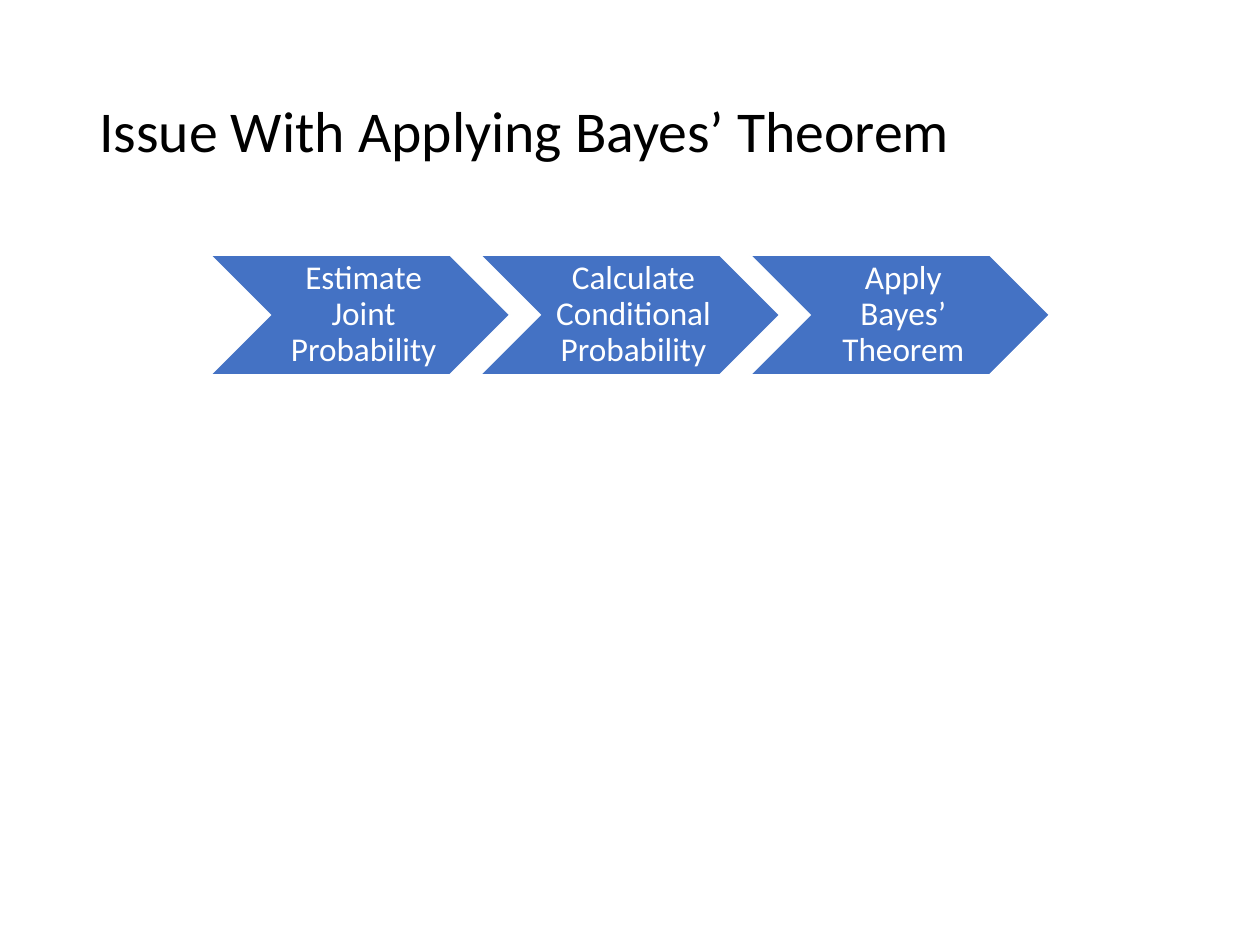
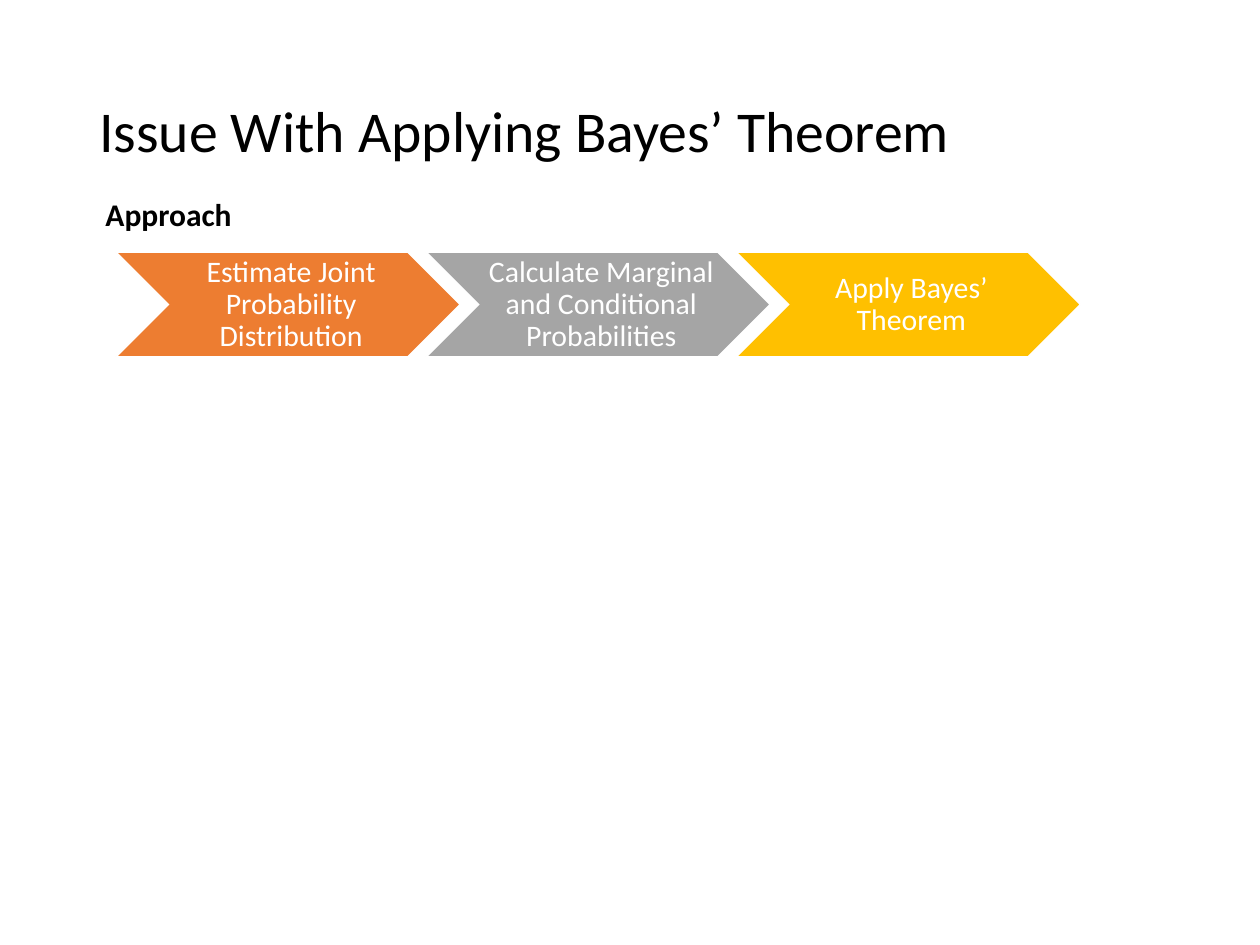
Before and after one commit to mhahsler/CS7320-AI, a slide deck: slide 11 of slides/12_uncertainty.pptx. Drawn at 1260x945 pixels with LibreOffice and Linux fonts; fonts in the diff are those of the drawing; grey boxes stand for pictures. Boxes give left, top, right and bottom in pixels: in the first picture for what was removed or moved away, otherwise in the second. Text is boxed around its words. In the diff, an @@ line names an element or a change of style, - is before the commit and + after.

```diff
--- a/slides/12_uncertainty.pptx
+++ b/slides/12_uncertainty.pptx
@@ text added at bbox=[105, 204, 231, 231], 18 pt, text #000000, bold @@
+Approach
@@ chevron: place and size @@
-chevron at bbox=[210, 255, 510, 374]
+chevron at bbox=[116, 252, 460, 357]
@@ chevron at bbox=[116, 252, 460, 357]: fill #4472C4 to #ED7D31 @@
@@ text at bbox=[207, 261, 375, 346]: text changed; size 19 to 17 pt @@
-Estimate Joint Probability
+Estimate Joint Probability Distribution
@@ chevron: place and size @@
-chevron at bbox=[480, 255, 780, 374]
+chevron at bbox=[426, 252, 770, 357]
@@ chevron at bbox=[426, 252, 770, 357]: fill #4472C4 to #A5A5A5 @@
@@ text at bbox=[489, 261, 713, 346]: text changed; size 19 to 17 pt @@
-Calculate Conditional Probability
+Calculate Marginal and Conditional Probabilities
@@ chevron: place and size @@
-chevron at bbox=[750, 255, 1050, 374]
+chevron at bbox=[736, 252, 1080, 357]
@@ chevron at bbox=[736, 252, 1080, 357]: fill #4472C4 to #FFC000 @@
@@ text "Apply Bayes’ Theorem": place and size @@
-text "Apply Bayes’ Theorem" at bbox=[842, 266, 964, 361]
+text "Apply Bayes’ Theorem" at bbox=[835, 277, 988, 331]
@@ text "Apply Bayes’ Theorem" at bbox=[835, 277, 988, 331]: size 19 to 17 pt @@
```
Also in this commit, not shown: 1 other slide changed, 1 other file.
